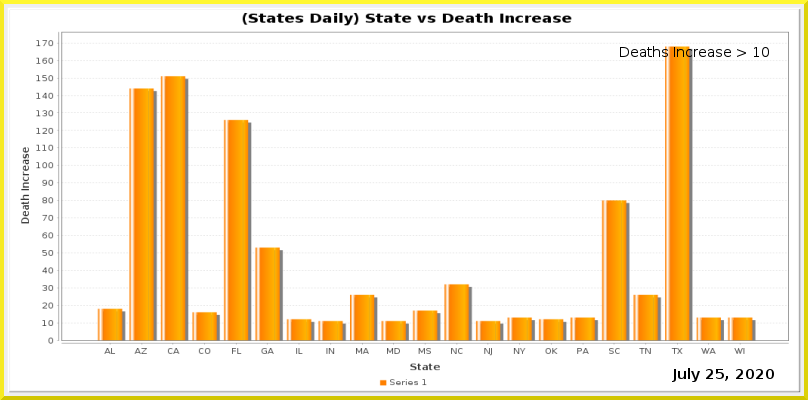
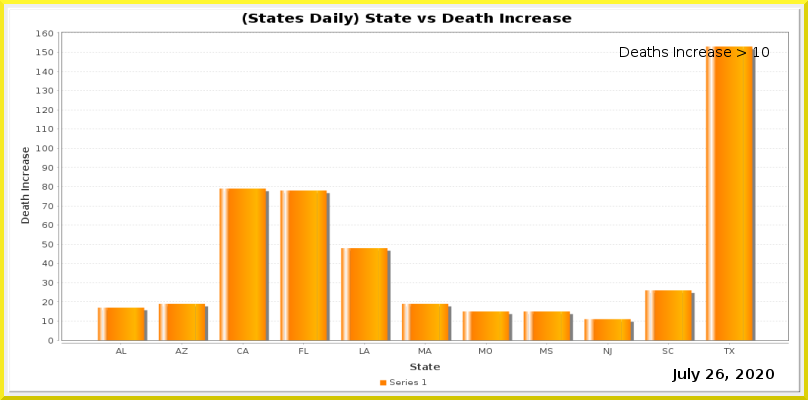
The second w=808, h=400 image is a revision of the first. Changes to its layers:
painted on "Current Date" over [716, 369, 724, 379]
painted on "Date_vs_TestIncrease.png" over [36, 30, 789, 356]
